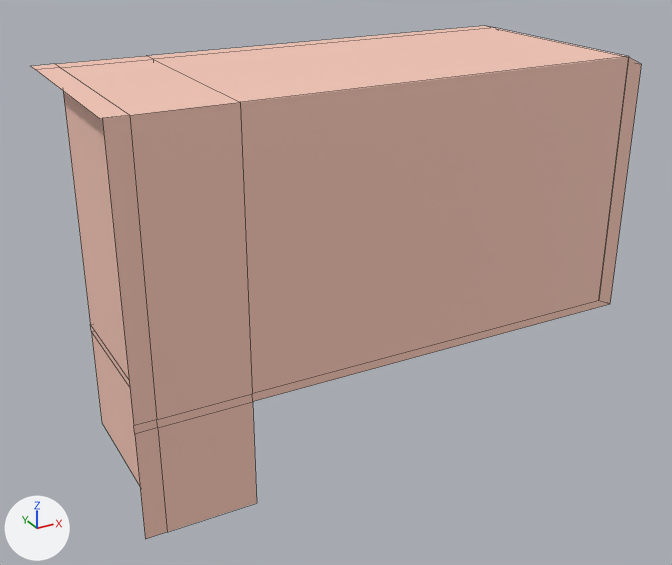
The Blender file blend/rose.blend, before and after one commit.
Camera for both pictures: a camera (50 mm lens) standing at (-10.71, -16.95, 9.31) and looking at (-1.44, -0.09, 0.88). The lights are fixed; the arrows at lower left show +X, +Y and +Z. Mesh edges are drawn as thin lines.
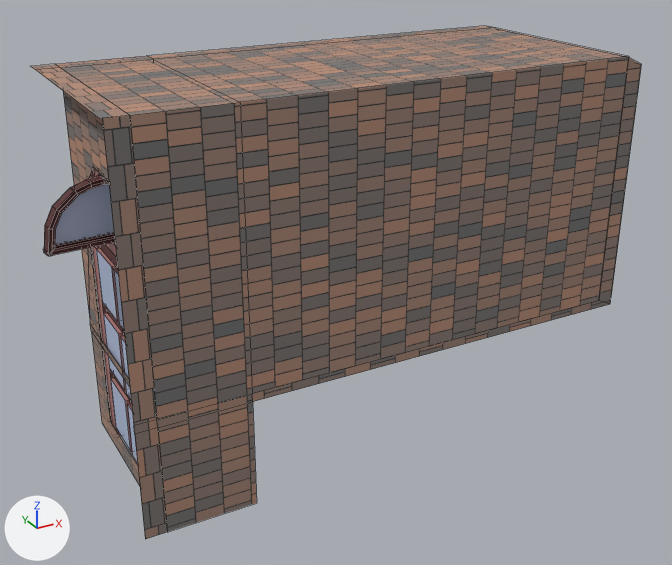
Where the newer file only moved an object's origin or applied its transform, the numbers keep the older frame.

Where the change shows, as pixel boxes [x1, y1, x2, y2] in the pictures (672 x 565 px):
'Cube', surface changed, reshaped: [31, 26, 641, 539] in both
'Plane.001', added: after [44, 176, 115, 256]
    faces in mat_janela (blue #bbc8e7): [55, 185, 114, 245]
    faces in mat_madeira_01 (brown #5a2c2e): [44, 176, 115, 256]
part 1 of me_cube, built on: [63, 91, 140, 486] in both
part 2 of me_cube, surface changed: [31, 26, 641, 539] in both
'Plane.002', unchanged, uncovered by the edit: after [89, 167, 137, 461]

Diff of the bpy script that builds the scene:
```diff
--- a/blend/rose.blend.py
+++ b/blend/rose.blend.py
@@ mat_tijolo @@
 mat_tijolo = bpy.data.materials.new('Tijolo')
-# nodes: BsdfPrincipled, OutputMaterial
-# colours: beige #ffcdbc
+# nodes: BsdfPrincipled, OutputMaterial, TexBrick, UVMap
+# colours: beige #be947f, black #444444
@@ mat_janela @@
+mat_janela = principled_material('janela')
+mat_janela.base_color = (0.499, 0.581, 0.8)  # blue #bbc9e7
@@ me_cube @@
 # used by ob_cube; location = (-0.9, 0.0, 2.78)
-me_cube.from_pydata(...)  # 37 vertices, 31 faces, 2 loose edges; spans x -6.05..5.78, y -2.29..2.76, z -5.37..2.96
+me_cube.from_pydata(...)  # 49 vertices, 35 faces, 2 loose edges; spans x -6.05..5.78, y -2.29..2.76, z -5.37..2.96
+# me_cube part 1
+# 3 faces are deleted
+# 12 vertices are added at x -5.56, y -1.47..1.45, z -4.87..1.37
+# 7 new faces join them
+# me_cube part 2: 28 kept faces spanning x -6.05..5.78, y -2.29..2.76, z -5.37..2.96 get new texture (UV) coordinates
 me_cube.materials.append(mat_tijolo)
@@ me_plane_001 @@
+me_plane_001.from_pydata(...)  # 100 vertices, 88 faces; spans x -0.05..0.04, y -1.22..1.23, z -0.55..0.76
+# faces by material slot: [87, 1]
+me_plane_001.materials.append(mat_madeira_01)  # brown #5a2c2e
+me_plane_001.materials.append(mat_janela)  # blue #bbc9e7
@@ ob_plane_001 @@
+ob_plane_001 = bpy.data.objects.new('Plane.001', me_plane_001)
+ob_plane_001.location = (-6.45, -0.01, 3.31)
+ob_plane_001.rotation_euler = (0.0, 0.0, -1.454)  # degrees (0, 0, -83)
+ob_plane_001.scale = (2.67, 1.0, 1.0)
```
